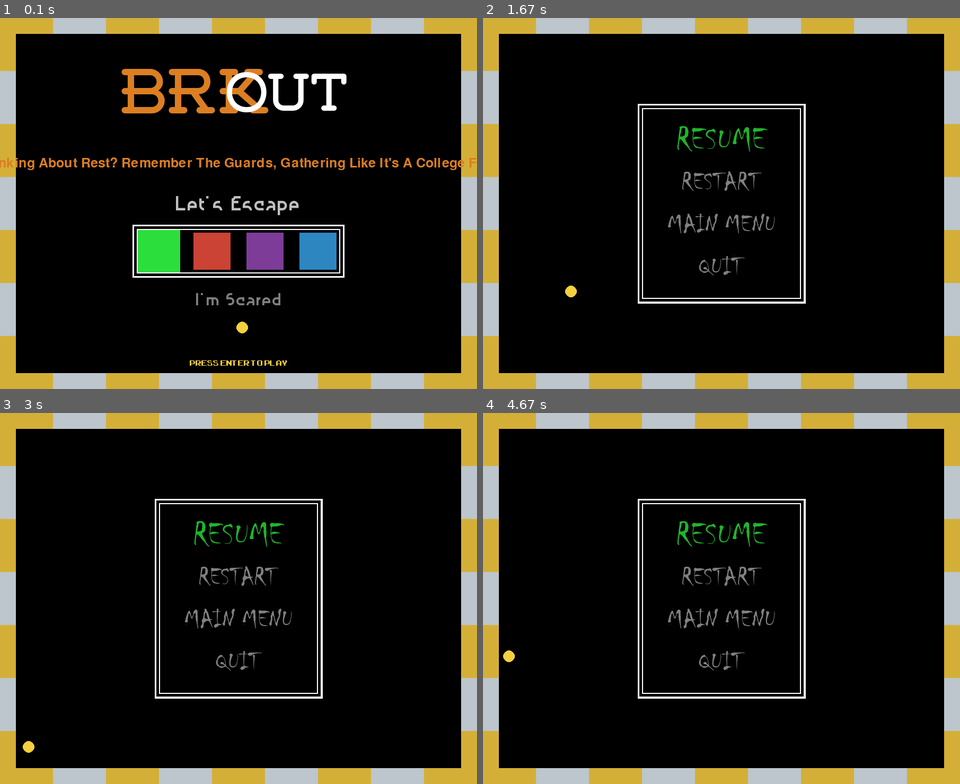
Above: before the commit, frames 1-4 (two rows, left to right).
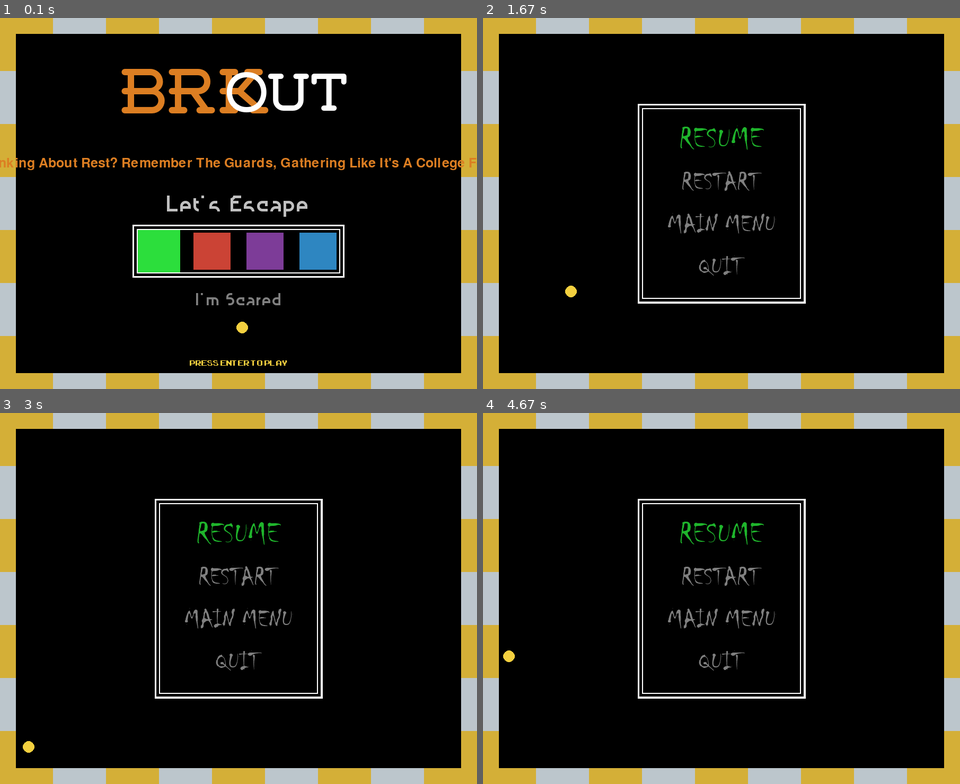
Above: after the commit, the same moments.

Repository: thealphadollar/brkout
Game: pygame game, started from main.py
The game is run twice, just before and just after one commit, with the same random seed, the same clock (stepped at 60 frames per second) and the same inputs. The source is Python 2; it was converted automatically to run under Python 3.
Inputs:
- Up to frame 1 (0.1 s): no input
- Up to frame 2 (1.67 s): tap Enter at 0.33 s; tap Space at 0.67 s; hold Up 1-1.47 s; hold Down from 1.5 s (still down)
- Up to frame 3 (3 s): release Down at 1.8 s; hold Up 1.83-2.2 s; hold Down 2.23-2.6 s; hold Up 2.63-2.93 s; hold Down from 2.97 s (still down)
- Up to frame 4 (4.67 s): release Down at 3.27 s; hold Up 3.3-3.67 s; hold Down 3.7-4.07 s; hold Up 4.1-4.4 s; hold Down from 4.43 s (still down)

The runs differ from the first frame. In frame 1, 0.5% of the frame differs, in the area x 35-65%, y 47-54%; in frame 2, 0.4%; in frame 3, 0.4%; in frame 4, 0.4%.

Commit message:
Update constants.py

Diff:
--- a/constants.py
+++ b/constants.py
@@ -44,20 +44,23 @@
 # text formats
 game_title_text_large = pygame.font.Font(os.path.join(assets_directory, 'Weston Free.otf'), 120)
 game_title_text_small = pygame.font.Font(os.path.join(assets_directory, 'Weston Free.otf'), 100)
-menu_item_text_selected = pygame.font.Font(os.path.join(assets_directory, 'nougatine.ttf'), 35)
+menu_item_text_selected = pygame.font.Font(os.path.join(assets_directory, 'nougatine.ttf'), 40)
 menu_item_text = pygame.font.Font(os.path.join(assets_directory, 'nougatine.ttf'), 30)
 message_text = pygame.font.Font(os.path.join(assets_directory, 'ARCADECLASSIC.TTF'), 20)
+message_text1 = pygame.font.Font(os.path.join(assets_directory, 'ARCADECLASSIC.TTF'), 30)
 credits_text = pygame.font.Font(os.path.join(assets_directory, 'SF Atarian System Extended Bold Italic.ttf'), 45)
 credits_name = pygame.font.Font(os.path.join(assets_directory, 'Halo3.ttf'), 55)
 main_screen_text = pygame.font.Font(os.path.join(assets_directory, 'FutureTimeSplittersupdate.otf'), 36)
 main_screen_number = pygame.font.Font(os.path.join(assets_directory, 'digital-7.ttf'), 25)
 pause_text = pygame.font.Font(os.path.join(assets_directory, 'chiller.ttf'), 50)
-pause_text_s = pygame.font.Font(os.path.join(assets_directory, 'chiller.ttf'), 65)
+pause_text_s = pygame.font.Font(os.path.join(assets_directory, 'chiller.ttf'), 60)
 end_screen_text = pygame.font.Font(os.path.join(assets_directory, 'FutureTimeSplittersupdate.otf'), 50)
 end_screen_number = pygame.font.Font(os.path.join(assets_directory, 'digital-7.ttf'), 30)
 end_title_text_win = pygame.font.Font(os.path.join(assets_directory, 'Jolly Bold.ttf'), 60)
 end_title_text_lose = pygame.font.Font(os.path.join(assets_directory, 'PWScratchy.ttf'), 60)
 quote_text = pygame.font.Font(os.path.join(assets_directory, 'TheHills.ttf'), 37)
+pause_text_top = pygame.font.Font(os.path.join(assets_directory, 'Halo3.ttf'), 55)
+
 
 # music files
 
@@ -95,9 +98,13 @@
 color_option_palette = [[green, light_green], [red, light_red], [magenta, light_magenta], [blue, light_blue]]
 pause_col = grey
 pause_sel_col = green
+pause_text_tops = light_red
 
 # hint messages
 hint_message = ["Harder The Hit, Quicker Breaks The Brick", "Lesser The Hits, Higher The Score Picked", "Go For The \
-Red, They Have Brittlest Head", "A Thumb Rule To Follow, Never Hit The Brick That Refuses To Glow", "More Time You \
+Red, They Have The Brittlest Head", "A Thumb Rule To Follow, Never Hit The Brick That Refuses To Glow", "More Time You \
 Spend Behind Bars, Worse Are You, Once Out", "To A Patch You Are Bound, Since There's Light Around", "Thinking About \
 Rest? Remember The Guards, Gathering Like It's A College Fest!"]
+
+# file list
+file_list = [x for x in xrange(33,127) if x!=36]
